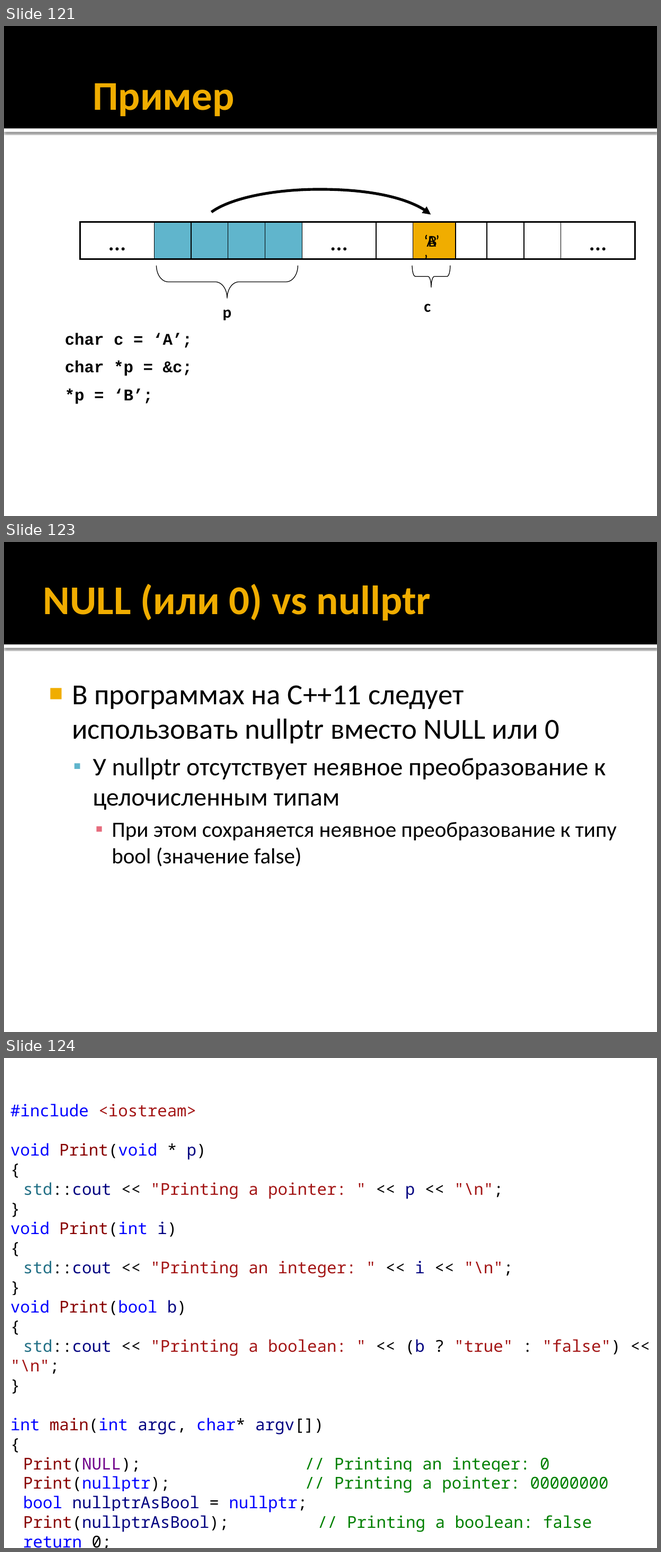
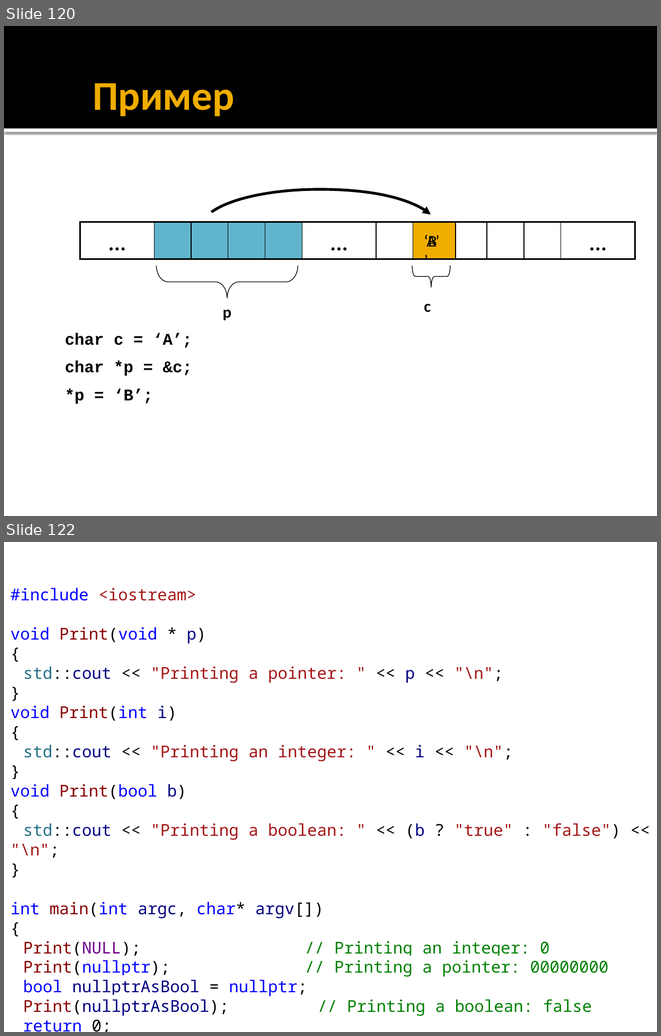
Before and after one commit to alexey-malov/oop, a slide deck: lectures/01/Синтаксис C++.pptx. Shown one above the other, each under a label of ours: slides 121, 123 and 124 before the commit, slides 120 and 122 after it; the slides between them are not shown. The pictures are 661x1552 and 661x1036 pixels, drawn with LibreOffice and Linux fonts; fonts in the diff are those of the drawing. Boxes give left, top, right and bottom in pixels: in the first picture for what was removed or moved away, otherwise in the second. Text is boxed around its words. In the diff, an @@ line names an element or a change of style, - is before the commit and + after.

```diff
--- a/lectures/01/Синтаксис C++.pptx
+++ b/lectures/01/Синтаксис C++.pptx
@@ slide 123 removed at [4,542,657,1032], background #FFFFFF; not listed: 2 template elements that a slide beside it also shows @@
@@ title removed at [43,584,431,620] @@
-NULL (или 0) vs nullptr
@@ text removed at [72,685,617,866] @@
-■ В программах на C++11 следует использовать nullptr вместо NULL или 0
-  ▪ У nullptr отсутствует неявное преобразование к целочисленным типам
-    ▪ При этом сохраняется неявное преобразование к типу bool (значение false)
@@ what was slide 121 is now slide 120 @@
@@ what was slide 124 is now slide 122 @@
```
Also in this commit, not shown: 12 slides changed, 1 other slide removed.
